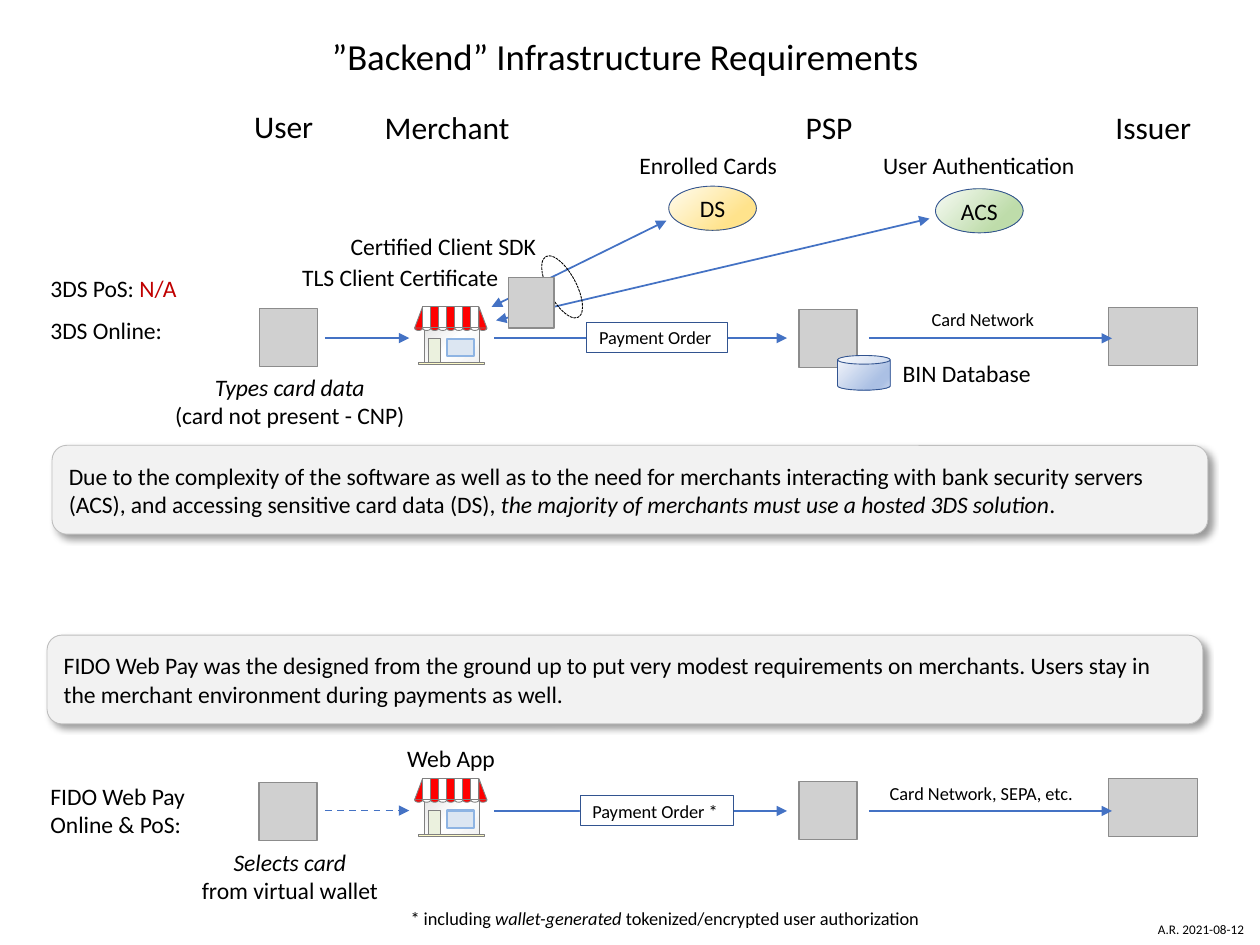
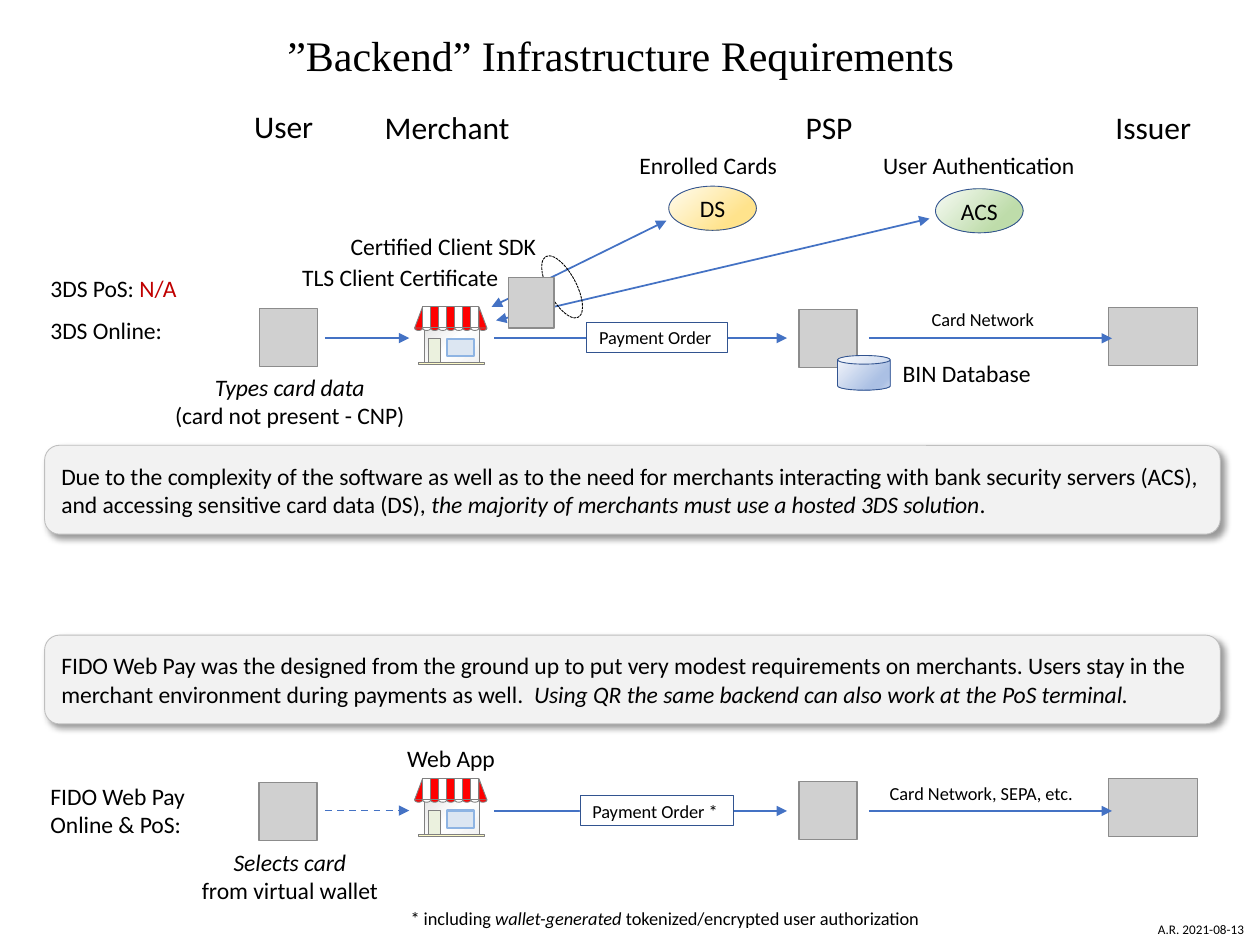
Before and after one commit to fido-web-pay/specification, a slide deck: slide 1 of backend-infrastructure-requirements.pptx. Drawn at 1260x945 pixels with LibreOffice and Linux fonts; fonts in the diff are those of the drawing; grey boxes stand for pictures. Boxes give left, top, right and bottom in pixels: in the first picture for what was removed or moved away, otherwise in the second. Text is boxed around its words. In the diff, an @@ line names an element or a change of style, - is before the commit and + after.

```diff
--- a/backend-infrastructure-requirements.pptx
+++ b/backend-infrastructure-requirements.pptx
@@ text "”Backend” Infrastructure Requirements": place and size @@
-text "”Backend” Infrastructure Requirements" at [332,44,918,76]
+text "”Backend” Infrastructure Requirements" at [287,41,954,80]
@@ text "”Backend” Infrastructure Requirements" at [287,41,954,80]: size 21 to 24 pt, font Calibri to Times New Roman @@
@@ rounded rectangle "Due to the complexity of ...": place and size @@
-rounded rectangle "Due to the complexity of ..." at [52,445,1207,533]
+rounded rectangle "Due to the complexity of ..." at [44,445,1220,533]
@@ rounded rectangle "FIDO Web Pay was the ...": place and size @@
-rounded rectangle "FIDO Web Pay was the ..." at [47,635,1202,723]
+rounded rectangle "FIDO Web Pay was the ..." at [44,635,1220,723]
@@ text in rounded rectangle at [61,657,1185,707]: text changed @@
-FIDO Web Pay was the designed from the ground up to put very modest requirements on merchants. Users stay in the merchant environment during payments as well.
+FIDO Web Pay was the designed from the ground up to put very modest requirements on merchants. Users stay in the merchant environment during payments as well. Using QR the same backend can also work at the PoS terminal.
@@ text at [1158,925,1244,934]: text changed @@
-A.R. 2021-08-12
+A.R. 2021-08-13
```
Also in this commit, not shown: 1 other file.
